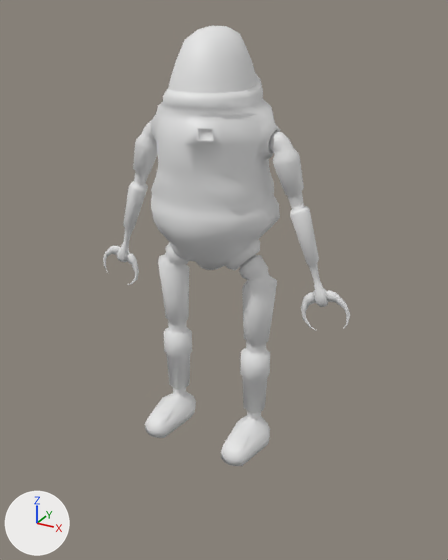
A saved change to the Blender file Tools/Models/Players/rustbot_v_3.blend.
One viewpoint serves both versions: a camera (50 mm lens) standing at (42.2, -60.5, 47.1) and looking at (2.4, 11.8, 11.0). Arrows for +X, +Y and +Z are at lower left; the lights stay in place.

In view in the first picture: 'rustbot_v_3.001', 'rustbothelmet'.
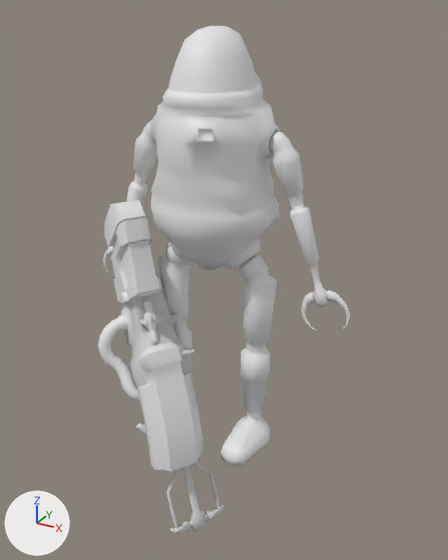
Changed parts and their boxes [x1, y1, x2, y2] in the pictures (448 x 560 px):
'newrocketlauncher', added: after [98, 200, 204, 472]
'newdisruptor', shown: after [126, 269, 225, 534]

The change, as a list of edits to the scene's bpy script:
```text
Add me_newrocketlauncher:
    me_newrocketlauncher.from_pydata(...)  # 1806 vertices, 2304 faces; spans x -20.7..2.6, y -1.5..15.3, z -17.6..21.0
    me_newrocketlauncher.polygons.foreach_set('use_smooth', [True] * 2304)
Change ob_newdisruptor:
    remove ob_newdisruptor.hide_viewport = True
Add ob_newrocketlauncher:
    ob_newrocketlauncher = bpy.data.objects.new('newrocketlauncher', me_newrocketlauncher)
    ob_newrocketlauncher.location = (0.0, 0.0, 0.0)
```
